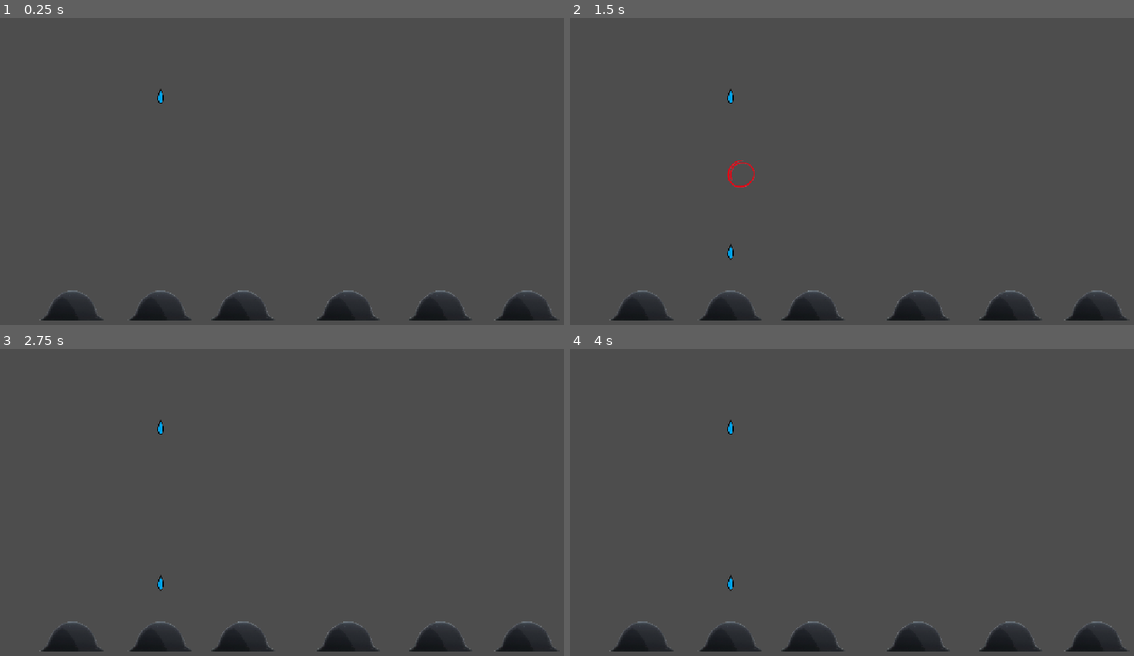
Above: before the commit, frames 1-4 (two rows, left to right).
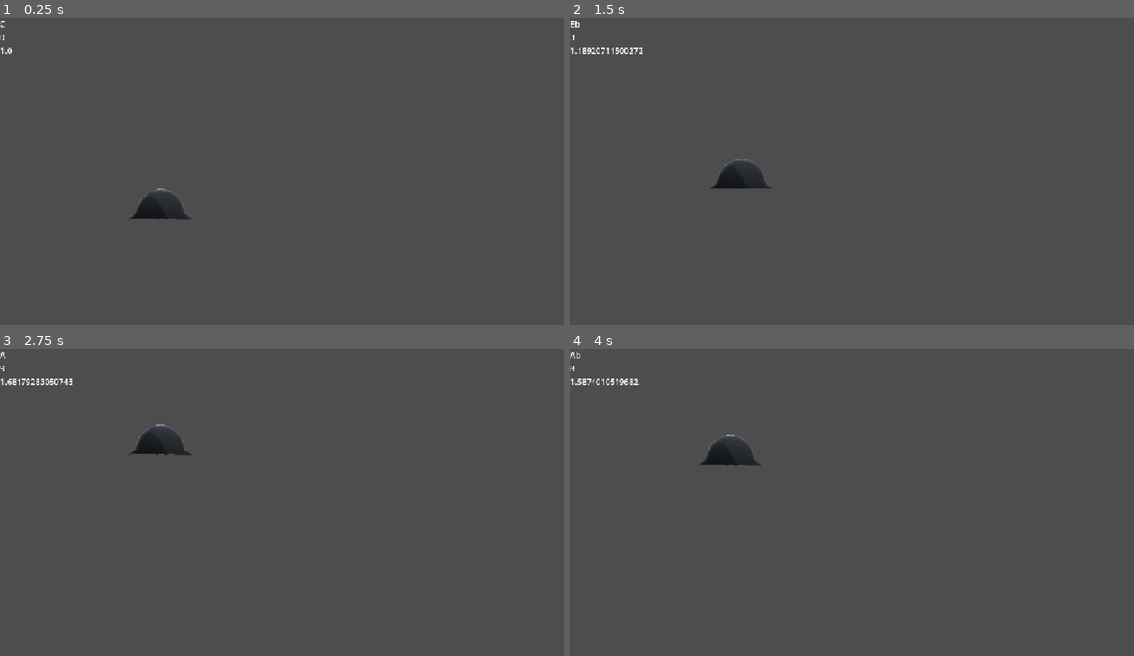
Above: after the commit, the same moments.

Repository: AmongRyzh/girls-last-tour
Game: Godot game, scene res://gameplay.tscn
Two runs of this game, one before a commit and one after it. Both use one fixed random seed, a clock stepped at 60 frames per second and the inputs below.
Inputs (mouse positions are in pixels of both pictures, inside the frame that each line leads up to):
- Up to frame 1 (0.25 s): no input
- Up to frame 2 (1.5 s): tap Enter at 0.5 s; move the mouse to (993, 168) at 0.52 s; hold Up (ui_up) 0.53-1.25 s; click (993, 168) at 0.67 s; tap Space at 1.25 s; drag from (744, 199) to (727, 119) at 1.27 s
- Up to frame 3 (2.75 s): move the mouse to (355, 441) at 2.02 s; hold Up (ui_up) from 2.03 s (still down)
- Up to frame 4 (4 s): release Up (ui_up) at 2.75 s; tap Enter at 2.75 s; drag from (835, 582) to (688, 465) at 2.77 s; move the mouse to (1043, 563) at 3.52 s; hold Down (ui_down) from 3.53 s (still down)

The runs differ from the first frame. In frame 1, 4.6% of the frame differs, in the area x 0-99%, y 0-99%; in frame 2, 4.7%; in frame 3, 4.7%; in frame 4, 4.8%.

Commit message:
note to pitch mapping first prototype

Diff:
--- /dev/null
+++ b/beatmap_system/beatmap.gd
@@ -0,0 +1,4 @@
+extends Resource
+class_name Beatmap
+
+@export var hit_objects : Array[HitObject]
--- /dev/null
+++ b/beatmap_system/beatmap_manager.gd
@@ -0,0 +1,12 @@
+extends Node
+
+
+
+# Called when the node enters the scene tree for the first time.
+func _ready():
+	pass # Replace with function body.
+
+
+# Called every frame. 'delta' is the elapsed time since the previous frame.
+func _process(delta):
+	pass
--- /dev/null
+++ b/beatmap_system/hit_object.gd
@@ -0,0 +1,11 @@
+extends Resource
+class_name HitObject
+
+enum Notes {
+	C, Db, D, Eb, E, F, Gb, G, Ab, A, Bb, B
+}
+
+@export_enum('0', '1', '2', '3', '4', '5', '6', '7') var octave : int
+@export var note : Notes
+#@export var target_pos : Vector2
+@export var time : float
--- /dev/null
+++ b/beatmap_system/nothing_else_matters.tres
@@ -0,0 +1,13 @@
+[gd_resource type="Resource" script_class="Beatmap" format=3 uid="uid://cnqycrml5mdx6"]
+
+[ext_resource type="Script" uid="uid://c13ealb7dxcxv" path="res://beatmap_system/hit_object.gd" id="1_ytouc"]
+[ext_resource type="Script" uid="uid://b485vaa834x3r" path="res://beatmap_system/beatmap.gd" id="2_qg5jn"]
+
+[sub_resource type="Resource" id="Resource_f2142"]
+script = ExtResource("1_ytouc")
+metadata/_custom_type_script = "uid://c13ealb7dxcxv"
+
+[resource]
+script = ExtResource("2_qg5jn")
+hit_objects = Array[ExtResource("1_ytouc")]([SubResource("Resource_f2142")])
+metadata/_custom_type_script = "uid://b485vaa834x3r"
--- a/gameplay.gd
+++ b/gameplay.gd
@@ -10,6 +10,11 @@
 var indicators = []
 
 var occupied_finger_indexes : Array[int]
+
+#var current_semitone : int = 0 :
+	#set(value):
+		#current_semitone = value
+		#$NoteLabel.text = str(HitObject.Notes.keys()[wrapi(current_semitone, 0, 12)]) + "\n" + str(current_semitone) + "\n" + str(pow(2.0, current_semitone / 12.0))
 
 # Called when the node enters the scene tree for the first time.
 func _ready():
--- a/gameplay.tscn
+++ b/gameplay.tscn
@@ -5,8 +5,6 @@
 [ext_resource type="Texture2D" uid="uid://vexp7ieex81k" path="res://helmet.png" id="3_oe8ih"]
 [ext_resource type="Texture2D" uid="uid://c7hpl8vwxnuna" path="res://red-circle_23-2150588573_jpg.png" id="3_smepj"]
 [ext_resource type="Script" uid="uid://bwtgfe45te37a" path="res://rain_interactable.gd" id="3_xuee5"]
-
-[sub_resource type="WorldBoundaryShape2D" id="WorldBoundaryShape2D_njsjv"]
 
 [sub_resource type="CapsuleShape2D" id="CapsuleShape2D_6xr82"]
 radius = 27.0
@@ -18,6 +16,10 @@
 rain_drop_timer = NodePath("RainDropTimer")
 randomise_position = false
 position_list = Array[float]([313.0])
+
+[node name="NoteLabel" type="Label" parent="." unique_id=1451570726]
+offset_right = 40.0
+offset_bottom = 23.0
 
 [node name="IndicatorContainer" type="Node2D" parent="." unique_id=1320206751]
 
@@ -61,88 +63,16 @@
 visible = false
 texture = ExtResource("3_smepj")
 
-[node name="Floor" type="StaticBody2D" parent="." unique_id=1997469708]
-position = Vector2(589, 597)
-script = ExtResource("3_xuee5")
-raindrop_sfx_directory = "res://raindrop_sfx/floor"
-
-[node name="CollisionShape2D" type="CollisionShape2D" parent="Floor" unique_id=535874234]
-shape = SubResource("WorldBoundaryShape2D_njsjv")
-
 [node name="RainDropTimer" type="Timer" parent="." unique_id=778509474]
-wait_time = 0.125
 autostart = true
 
-[node name="Helmet" type="AnimatableBody2D" parent="." unique_id=680556947]
-position = Vector2(141, 561)
+[node name="Helmet5" type="AnimatableBody2D" parent="." unique_id=521500164]
+position = Vector2(313, 363)
 input_pickable = true
 script = ExtResource("3_xuee5")
 raindrop_sfx_directory = "res://raindrop_sfx/helmet"
-
-[node name="Sprite2D" type="Sprite2D" parent="Helmet" unique_id=218830040]
-texture = ExtResource("3_oe8ih")
-
-[node name="CollisionShape2D" type="CollisionShape2D" parent="Helmet" unique_id=806141496]
-rotation = -1.5707964
-shape = SubResource("CapsuleShape2D_6xr82")
-
-[node name="Helmet2" type="AnimatableBody2D" parent="." unique_id=1856798317]
-position = Vector2(859, 561)
-input_pickable = true
-script = ExtResource("3_xuee5")
-raindrop_sfx_directory = "res://raindrop_sfx/helmet"
-
-[node name="Sprite2D" type="Sprite2D" parent="Helmet2" unique_id=2077907144]
-texture = ExtResource("3_oe8ih")
-
-[node name="CollisionShape2D" type="CollisionShape2D" parent="Helmet2" unique_id=1705938373]
-rotation = -1.5707964
-shape = SubResource("CapsuleShape2D_6xr82")
-
-[node name="Helmet3" type="AnimatableBody2D" parent="." unique_id=1550548460]
-position = Vector2(679, 561)
-input_pickable = true
-script = ExtResource("3_xuee5")
-raindrop_sfx_directory = "res://raindrop_sfx/helmet"
-
-[node name="Sprite2D" type="Sprite2D" parent="Helmet3" unique_id=564833596]
-texture = ExtResource("3_oe8ih")
-
-[node name="CollisionShape2D" type="CollisionShape2D" parent="Helmet3" unique_id=1763598474]
-rotation = -1.5707964
-shape = SubResource("CapsuleShape2D_6xr82")
-
-[node name="Helmet6" type="AnimatableBody2D" parent="." unique_id=1088920821]
-position = Vector2(1028, 561)
-input_pickable = true
-script = ExtResource("3_xuee5")
-raindrop_sfx_directory = "res://raindrop_sfx/helmet"
-
-[node name="Sprite2D" type="Sprite2D" parent="Helmet6" unique_id=1895305016]
-texture = ExtResource("3_oe8ih")
-
-[node name="CollisionShape2D" type="CollisionShape2D" parent="Helmet6" unique_id=1860836692]
-rotation = -1.5707964
-shape = SubResource("CapsuleShape2D_6xr82")
-
-[node name="Helmet4" type="AnimatableBody2D" parent="." unique_id=226210700]
-position = Vector2(474, 561)
-input_pickable = true
-script = ExtResource("3_xuee5")
-raindrop_sfx_directory = "res://raindrop_sfx/helmet"
-
-[node name="Sprite2D" type="Sprite2D" parent="Helmet4" unique_id=1620685315]
-texture = ExtResource("3_oe8ih")
-
-[node name="CollisionShape2D" type="CollisionShape2D" parent="Helmet4" unique_id=65255619]
-rotation = -1.5707964
-shape = SubResource("CapsuleShape2D_6xr82")
-
-[node name="Helmet5" type="AnimatableBody2D" parent="." unique_id=521500164]
-position = Vector2(313, 561)
-input_pickable = true
-script = ExtResource("3_xuee5")
-raindrop_sfx_directory = "res://raindrop_sfx/helmet"
+middle_c_pos = 363.0
+dist_between_semitones = 20.0
 
 [node name="Sprite2D" type="Sprite2D" parent="Helmet5" unique_id=645206827]
 texture = ExtResource("3_oe8ih")
@@ -150,3 +80,18 @@
 [node name="CollisionShape2D" type="CollisionShape2D" parent="Helmet5" unique_id=422833633]
 rotation = -1.5707964
 shape = SubResource("CapsuleShape2D_6xr82")
+
+[node name="Label" type="Label" parent="Helmet5" unique_id=152129925]
+anchors_preset = 8
+anchor_left = 0.5
+anchor_top = 0.5
+anchor_right = 0.5
+anchor_bottom = 0.5
+offset_left = -20.0
+offset_top = -11.5
+offset_right = 20.0
+offset_bottom = 11.5
+grow_horizontal = 2
+grow_vertical = 2
+horizontal_alignment = 1
+vertical_alignment = 1
--- a/project.godot
+++ b/project.godot
@@ -15,10 +15,22 @@
 config/features=PackedStringArray("4.7", "GL Compatibility")
 config/icon="res://icon.svg"
 
+[audio]
+
+driver/enable_input=true
+
+[autoload]
+
+PitchDetectorServer="*uid://56urrunlbiv2"
+
 [display]
 
 window/stretch/mode="canvas_items"
 window/stretch/aspect="expand"
+
+[editor_plugins]
+
+enabled=PackedStringArray("res://addons/note_detector/plugin.cfg")
 
 [input_devices]
 
--- a/rain_drop.gd
+++ b/rain_drop.gd
@@ -16,7 +16,9 @@
 	if body is RainInteractable:
 		$AudioStreamPlayer2D.stream = body.all_sounds.pick_random()
 		$AudioStreamPlayer2D.finished.connect(queue_free)
-		$AudioStreamPlayer2D.pitch_scale = height_to_pitch_curve.sample(global_position.y)
+		var semitone : int = roundi((body.middle_c_pos - body.global_position.y) / body.dist_between_semitones)
+		$AudioStreamPlayer2D.pitch_scale = pow(2.0, semitone / 12.0)
+		#$AudioStreamPlayer2D.pitch_scale = height_to_pitch_curve.sample(global_position.y)
 		$AudioStreamPlayer2D.play()
 		visible = false
 		dead = true
--- a/rain_drop.tscn
+++ b/rain_drop.tscn
@@ -4,8 +4,8 @@
 [ext_resource type="Texture2D" uid="uid://dq6c8oyi0brxe" path="res://rain_drop.png" id="1_quavw"]
 
 [sub_resource type="Curve" id="Curve_f2142"]
-_limits = [0.6, 1.4, 0.0, 1000.0]
-_data = [Vector2(0, 1.4), 0.0, 0.0, 0, 0, Vector2(1000, 0.6), 0.0, 0.0, 0, 0]
+_limits = [0.6, 2.0, 0.0, 1000.0]
+_data = [Vector2(0, 2), 0.0, 0.0, 0, 0, Vector2(694.118, 1), 0.0, 0.0, 0, 0]
 point_count = 2
 
 [sub_resource type="RectangleShape2D" id="RectangleShape2D_n4psk"]
--- a/rain_interactable.gd
+++ b/rain_interactable.gd
@@ -9,6 +9,9 @@
 var finger_index := -1
 
 var mouse_inside : bool
+
+@export var middle_c_pos : float
+@export var dist_between_semitones : float
 
 # Called when the node enters the scene tree for the first time.
 func _ready():
@@ -30,6 +33,15 @@
 	mouse_inside = true
 func _mouse_exit():
 	mouse_inside = false
+
+func _physics_process(delta):
+	if Input.is_action_just_pressed("ui_up"):
+		global_position.y -= dist_between_semitones
+	elif Input.is_action_just_pressed("ui_down"):
+		global_position.y += dist_between_semitones
+
+	var current_semitone : int = roundi((middle_c_pos - global_position.y) / dist_between_semitones)
+	$"../NoteLabel".text = str(HitObject.Notes.keys()[wrapi(current_semitone, 0, 12)]) + "\n" + str(current_semitone) + "\n" + str(pow(2.0, current_semitone / 12.0))
 
 func _input(event: InputEvent):
 	#if pos_inside(event.position):
Not shown, added: beatmap_system/beatmap.gd.uid
Not shown, added: beatmap_system/beatmap_manager.gd.uid
Not shown, added: beatmap_system/hit_object.gd.uid
Not shown, changed: raindrop_sfx/helmet/raindrop_helmet-1.ogg.import
Not shown, removed: raindrop_sfx/helmet/raindrop_helmet-2.ogg.import
Not shown, removed: raindrop_sfx/helmet/raindrop_helmet-3.ogg.import
Not shown, removed: raindrop_sfx/helmet/raindrop_helmet-4.ogg.import
Not shown, added: raindrop_sfx/raindrop_helmet-1-1.ogg.import
Not shown, added: raindrop_sfx/raindrop_helmet-2.ogg.import
Not shown, added: raindrop_sfx/raindrop_helmet-3.ogg.import
Not shown, added: raindrop_sfx/raindrop_helmet-4.ogg.import
Not shown, changed: raindrop_sfx/helmet/raindrop_helmet-1.ogg
(and 4 more such lines)
